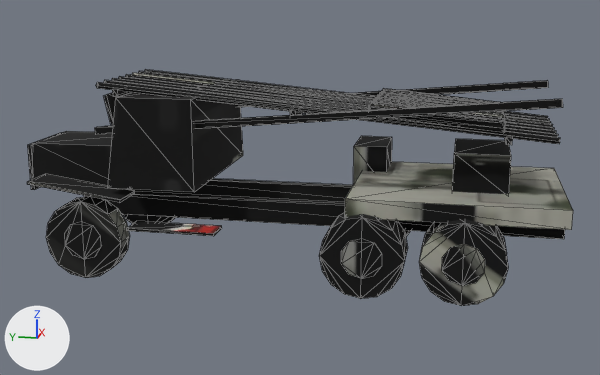
An edit to the glTF model public/models/bm13_winter.glb, drawn before and after from the same camera.
Rendered twice from a 50 mm camera at (-9.41, -1.95, 3.26) aimed at (0.03, -0.06, 0.9). Arrows for +X, +Y and +Z are at lower left; the lights stay in place. The first picture is the older version. Mesh edges are drawn as thin lines. Vertices at exactly the same position are counted once.

Names of what the first picture shows: 'hull_ok'.
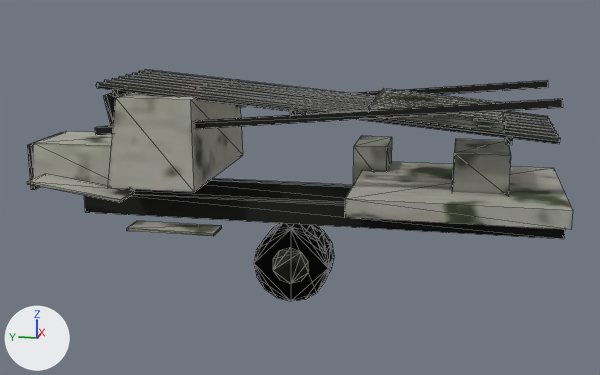
The change, as a diff of the scene's bpy script:
```diff
--- a/public/models/bm13_winter.glb.py
+++ b/public/models/bm13_winter.glb.py
@@ me_bm13_hull_001 @@
-me_bm13_hull_001.from_pydata(...)  # 670 vertices, 1132 faces; spans x -1.16..1.16, y -3.05..3.18, z 0.0..2.18
+me_bm13_hull_001.from_pydata(...)  # 358 vertices, 556 faces; spans x -1.16..1.16, y -3.05..3.18, z 0.6..2.18
+# me_bm13_hull_001 part 1: 12 loose pieces with 312 vertices, spanning x -1.13..1.13, y -2.45..2.65, z 0.0..0.9, are deleted
+# me_bm13_hull_001 part 2: 552 kept faces spanning x -1.16..1.16, y -3.05..3.18, z 0.6..2.18 get new texture (UV) coordinates
 me_bm13_hull_001.materials.append(mat_hull_ok)
@@ ob_wheels_r_5_ok @@
+ob_wheels_r_5_ok = bpy.data.objects.new('wheels_R_5_ok', me_bm13_hull_wheels_r_004)  # a 16-sided cylinder along x spanning x -0.23..0.23, y -0.45..0.45, z -0.45..0.45; a 10-sided cylinder along x spanning x -0.24..0.24, y -0.214..0.214, z -0.225..0.225; in mat_wheels_r_ok (picture img_wheels_r_ok)
+ob_wheels_r_5_ok.location = (0.0, 0.0, 0.0)
@@ ob_wheels_r_4_ok @@
+ob_wheels_r_4_ok = bpy.data.objects.new('wheels_R_4_ok', me_bm13_hull_wheels_r_003)  # a 16-sided cylinder along x spanning x -0.23..0.23, y -0.45..0.45, z -0.45..0.45; a 10-sided cylinder along x spanning x -0.24..0.24, y -0.214..0.214, z -0.225..0.225; in mat_wheels_r_ok (picture img_wheels_r_ok)
+ob_wheels_r_4_ok.location = (0.0, 0.0, 0.0)
@@ ob_wheels_r_3_ok @@
+ob_wheels_r_3_ok = bpy.data.objects.new('wheels_R_3_ok', me_bm13_hull_wheels_r_002)  # a 16-sided cylinder along x spanning x -0.13..0.13, y -0.45..0.45, z -0.45..0.45; a 10-sided cylinder along x spanning x -0.14..0.14, y -0.214..0.214, z -0.225..0.225; in mat_wheels_r_ok (picture img_wheels_r_ok)
+ob_wheels_r_3_ok.location = (0.0, 0.0, 0.0)
@@ ob_wheels_l_2_ok @@
+ob_wheels_l_2_ok = bpy.data.objects.new('wheels_L_2_ok', me_bm13_hull_wheels_l_004)  # a 16-sided cylinder along x spanning x -0.23..0.23, y -0.45..0.45, z -0.45..0.45; a 10-sided cylinder along x spanning x -0.24..0.24, y -0.214..0.214, z -0.225..0.225; in mat_wheels_l_ok (picture img_wheels_l_ok)
+ob_wheels_l_2_ok.location = (0.0, 0.0, 0.0)
@@ ob_wheels_l_1_ok @@
+ob_wheels_l_1_ok = bpy.data.objects.new('wheels_L_1_ok', me_bm13_hull_wheels_l_003)  # a 16-sided cylinder along x spanning x -0.23..0.23, y -0.45..0.45, z -0.45..0.45; a 10-sided cylinder along x spanning x -0.24..0.24, y -0.214..0.214, z -0.225..0.225; in mat_wheels_l_ok (picture img_wheels_l_ok)
+ob_wheels_l_1_ok.location = (0.0, 0.0, 0.0)
@@ ob_wheels_l_0_ok @@
+ob_wheels_l_0_ok = bpy.data.objects.new('wheels_L_0_ok', me_bm13_hull_wheels_l_002)  # a 16-sided cylinder along x spanning x -0.13..0.13, y -0.45..0.45, z -0.45..0.45; a 10-sided cylinder along x spanning x -0.14..0.14, y -0.214..0.214, z -0.225..0.225; in mat_wheels_l_ok (picture img_wheels_l_ok)
+ob_wheels_l_0_ok.location = (0.0, 0.0, 0.0)
```

Where the change shows, as pixel boxes (x1, y1, x2, y2) in the pictures (600 x 375 px):
'hull_ok', reshaped (28% shorter): before (27, 69, 573, 306); after (27, 69, 573, 239)
'wheels_R_4_ok', added: after (254, 223, 334, 301)
'wheels_L_2_ok', added: after (254, 224, 332, 301)
'wheels_R_5_ok', added: after (254, 225, 332, 297)
'wheels_L_1_ok', added: after (254, 223, 334, 300)
'wheels_R_3_ok', added: after (269, 224, 333, 265)
'wheels_L_0_ok', added: after (327, 250, 333, 275)
part 1 of me_bm13_hull_001, deleted: before (46, 196, 508, 306)
part 2 of me_bm13_hull_001, surface changed (black to grey): (27, 69, 573, 236) in both
